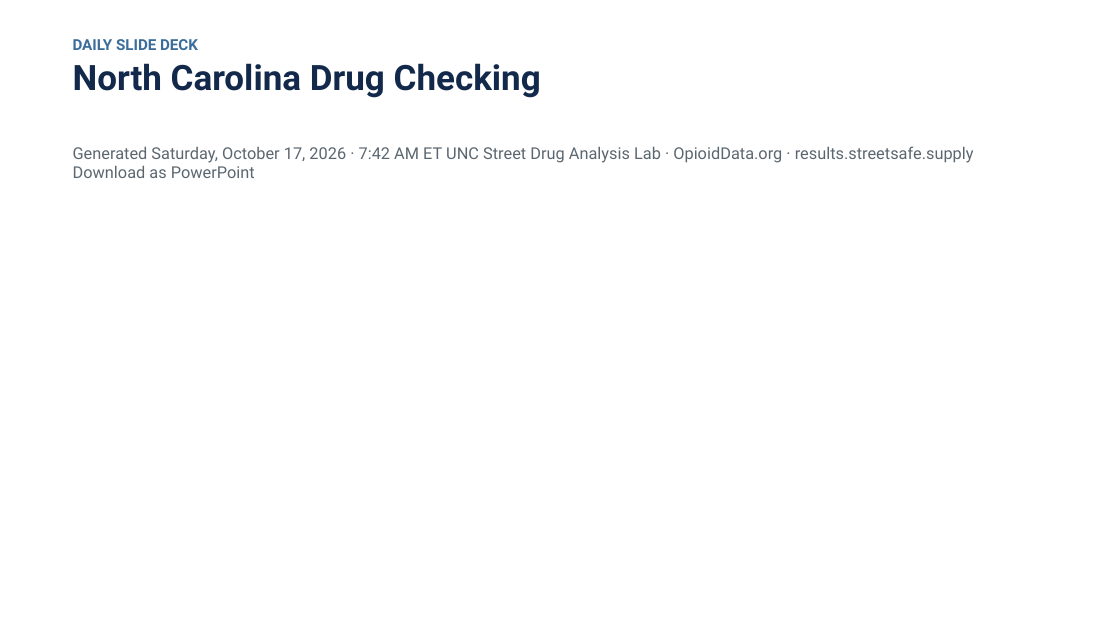
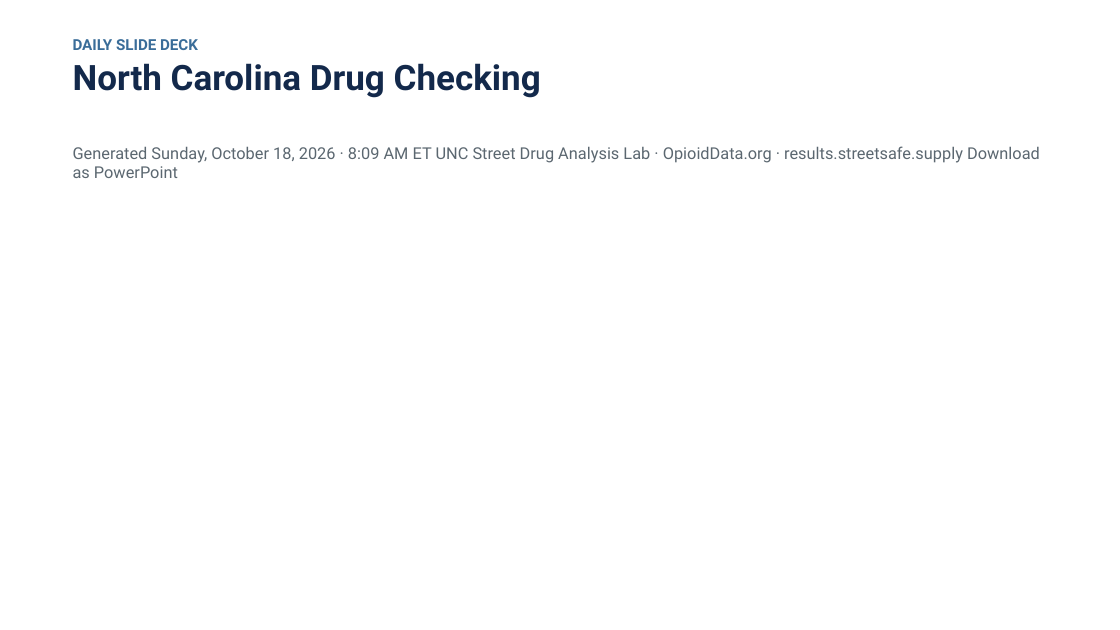
Before and after one commit to opioiddatalab/ncslides, a slide deck: slide 1 of docs/nc-drug-checking-latest.pptx. Drawn at 1120x630 pixels with LibreOffice and Linux fonts; fonts in the diff are those of the drawing. Boxes give left, top, right and bottom in pixels: in the first picture for what was removed or moved away, otherwise in the second. Text is boxed around its words. In the diff, an @@ line names an element or a change of style, - is before the commit and + after.

```diff
--- a/docs/nc-drug-checking-latest.pptx
+++ b/docs/nc-drug-checking-latest.pptx
@@ text at (73, 146, 1040, 178): text changed @@
-Generated Saturday, October 17, 2026 · 7:42 AM ET UNC Street Drug Analysis Lab · OpioidData.org · results.streetsafe.supply Download as PowerPoint
+Generated Sunday, October 18, 2026 · 8:09 AM ET UNC Street Drug Analysis Lab · OpioidData.org · results.streetsafe.supply Download as PowerPoint
```
Also in this commit, not shown: 5 other slides changed, 3 other files.
